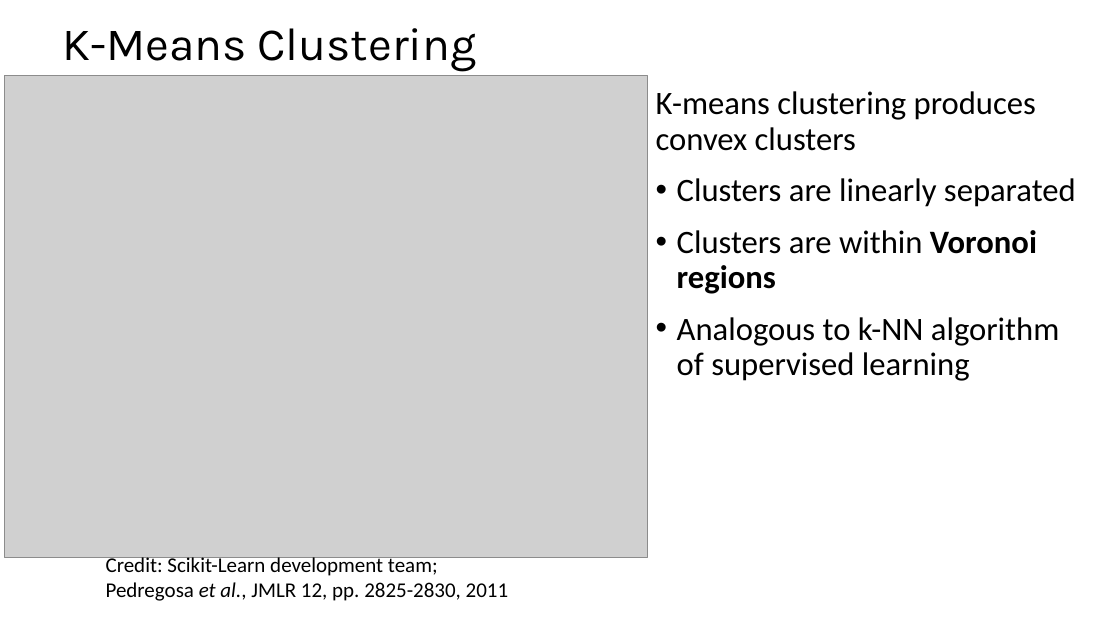
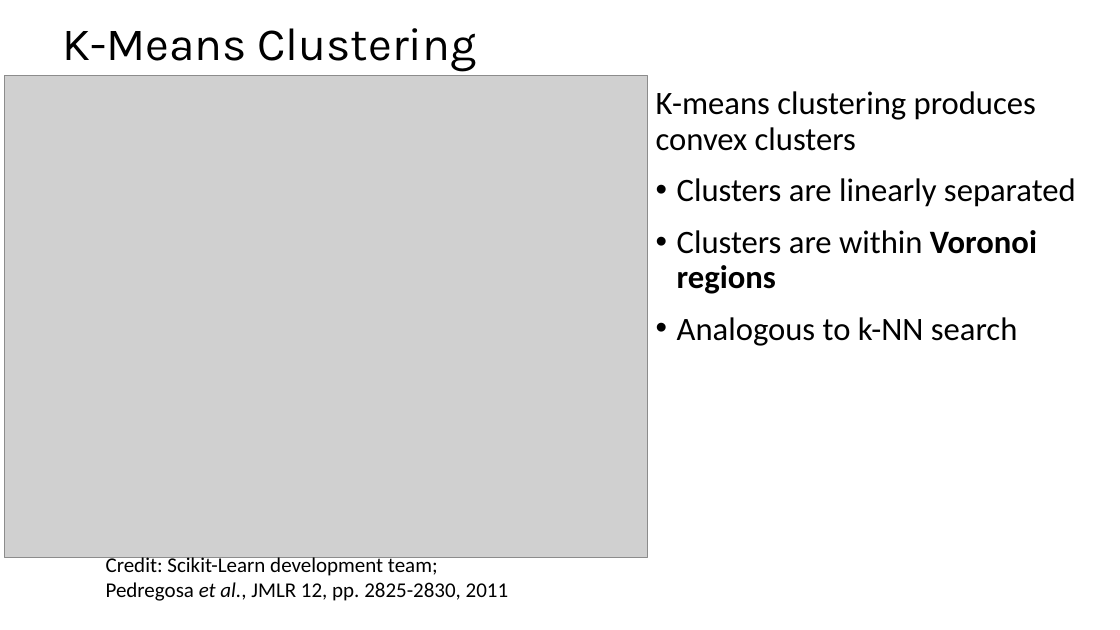
Before and after one commit to harelgabainew/school1, a slide deck: slide 27 of slides/9_IntroductionToClustering_Part1.pptx. Drawn at 1120x630 pixels with LibreOffice and Linux fonts; fonts in the diff are those of the drawing; grey boxes stand for pictures. Boxes give left, top, right and bottom in pixels: in the first picture for what was removed or moved away, otherwise in the second. Text is boxed around its words. In the diff, an @@ line names an element or a change of style, - is before the commit and + after.

Commit message:
Updated clustering slides

```diff
--- a/slides/9_IntroductionToClustering_Part1.pptx
+++ b/slides/9_IntroductionToClustering_Part1.pptx
@@ text at (x1=677, y1=317, x2=1017, y2=346): text changed @@
-• Analogous to k-NN algorithm of supervised learning
+• Analogous to k-NN search
```
Also in this commit, not shown: 3 other slides changed.
